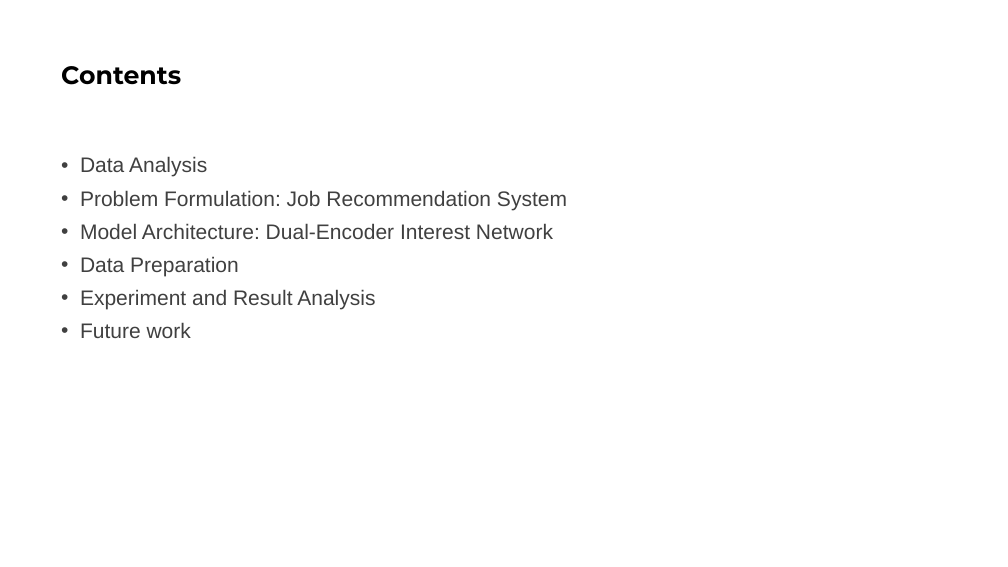
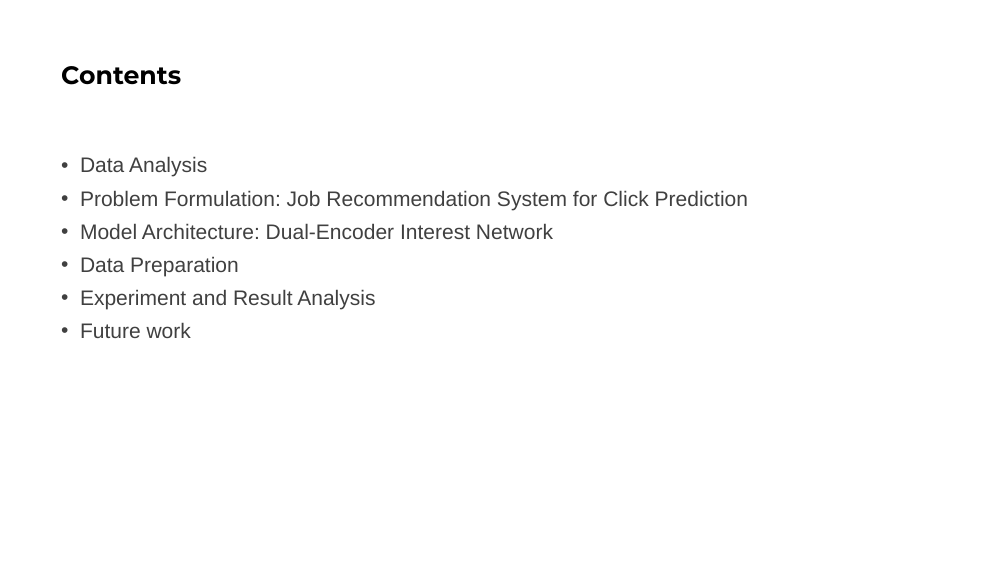
Before and after one commit to CyberPlayerOne/ip-dual-encoder-interest-network, a slide deck: slide 2 of slides/Presentation1.pptx. Drawn at 1008x567 pixels with LibreOffice and Linux fonts; fonts in the diff are those of the drawing. Boxes give left, top, right and bottom in pixels: in the first picture for what was removed or moved away, otherwise in the second. Text is boxed around its words. In the diff, an @@ line names an element or a change of style, - is before the commit and + after.

```diff
--- a/slides/Presentation1.pptx
+++ b/slides/Presentation1.pptx
@@ text at (80, 190, 748, 210): text changed @@
-• Problem Formulation: Job Recommendation System
+• Problem Formulation: Job Recommendation System for Click Prediction
```
Also in this commit, not shown: 14 other slides changed.
